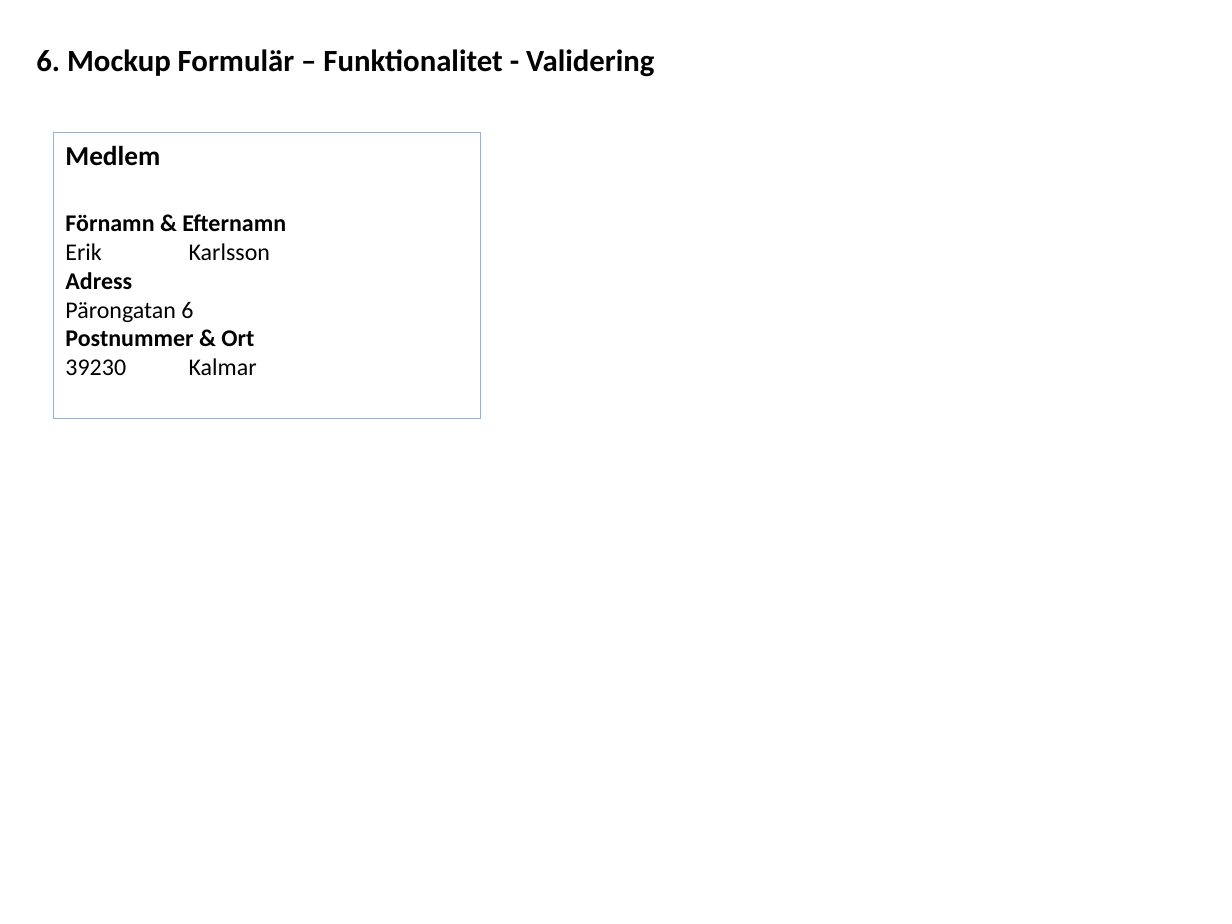
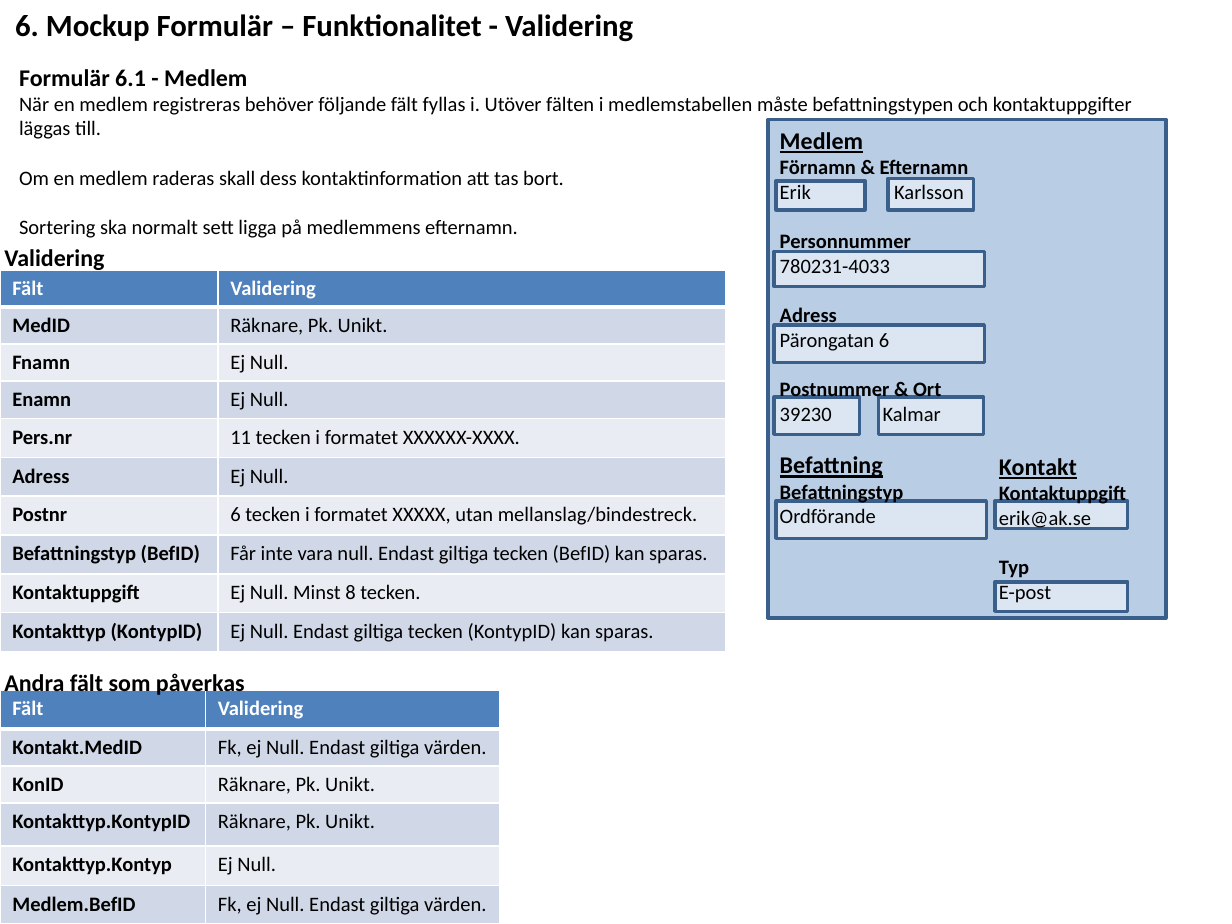
Before and after one commit to ed222an/Databasteknik, a slide deck: slide 6 of Projekt/AKS Steg 1.pptx. Drawn at 1232x924 pixels with LibreOffice and Linux fonts; fonts in the diff are those of the drawing. Boxes give left, top, right and bottom in pixels: in the first picture for what was removed or moved away, otherwise in the second. Text is boxed around its words. In the diff, an @@ line names an element or a change of style, - is before the commit and + after.

Commit message:
lagt till pdf.

```diff
--- a/Projekt/AKS Steg 1.pptx
+++ b/Projekt/AKS Steg 1.pptx
@@ text "6. Mockup Formulär – Funktionalitet ...": place and size @@
-text "6. Mockup Formulär – Funktionalitet ..." at [36,49,654,77]
+text "6. Mockup Formulär – Funktionalitet ..." at [15,14,633,42]
@@ text added at [19,69,247,86], 14 pt, text #000000, bold @@
+Formulär 6.1 - Medlem
@@ text added at [19,96,1132,238], 12 pt, text #000000 @@
+När en medlem registreras behöver följande fält fyllas i. Utöver fälten i medlemstabellen måste befattningstypen och kontaktuppgifter läggas till.
+Om en medlem raderas skall dess kontaktinformation att tas bort.
+Sortering ska normalt sett ligga på medlemmens efternamn.
@@ text "Medlem": place and size @@
-text "Medlem" at [53,132,479,418]
+text "Medlem" at [780,132,969,523]
@@ text "Medlem" at [780,132,969,523]: outline #8EB4E3 0.75 pt to none @@
@@ rectangle added at [768,120,1165,618], fill #B9CDE5, outline #3A5F8C 2 pt @@
@@ text at [780,132,969,421]: size 16 to 14 pt, underline on in "Medlem"; size 14 to 12 pt in "Förnamn & Efternamn", "Erik Karlsson", "Adress", "Pärongatan 6" and 2 more places @@
@@ rectangle added at [888,179,973,211], fill #DCE6F2, outline #3A5F8C 2 pt @@
@@ rectangle added at [776,181,865,211], fill #DCE6F2, outline #3A5F8C 2 pt @@
@@ text at [780,234,911,273]: paragraphs added @@
+Personnummer
+780231-4033
@@ text added at [4,249,104,272], 14 pt, text #000000, bold @@
+Validering
@@ rectangle added at [774,251,984,287], fill #DCE6F2, outline #3A5F8C 2 pt @@
@@ table added at [0,270,726,652], 10 rows, 2 columns @@
+Fält | Validering
+MedID | Räknare, Pk. Unikt.
+Fnamn | Ej Null.
+Enamn | Ej Null.
+Pers.nr | 11 tecken i formatet XXXXXX-XXXX.
+Adress | Ej Null.
+Postnr | 6 tecken i formatet XXXXX, utan mellanslag/bindestreck.
+Befattningstyp (BefID) | Får inte vara null. Endast giltiga tecken (BefID) kan sparas.
+Kontaktuppgift | Ej Null. Minst 8 tecken.
+Kontakttyp (KontypID) | Ej Null. Endast giltiga tecken (KontypID) kan sparas.
@@ rectangle added at [774,325,984,362], fill #DCE6F2, outline #3A5F8C 2 pt @@
@@ rectangle added at [774,397,859,434], fill #DCE6F2, outline #3A5F8C 2 pt @@
@@ rectangle added at [878,397,983,434], fill #DCE6F2, outline #3A5F8C 2 pt @@
@@ text at [780,456,904,523]: paragraphs added @@
+Befattning
+Befattningstyp
+Ordförande
@@ text added at [999,458,1126,603], 12 pt, text #000000, bold @@
+Kontakt
+Kontaktuppgift
+erik@ak.se
+Typ
+E-post
@@ rectangle added at [776,501,987,538], fill #DCE6F2, outline #3A5F8C 2 pt @@
@@ rectangle added at [995,501,1129,529], fill #DCE6F2, outline #3A5F8C 2 pt @@
@@ rectangle added at [995,582,1129,611], fill #DCE6F2, outline #3A5F8C 2 pt @@
@@ text added at [4,670,245,697], 14 pt, text #000000, bold @@
+Andra fält som påverkas
@@ table added at [0,690,500,924], 6 rows, 2 columns @@
+Fält | Validering
+Kontakt.MedID | Fk, ej Null. Endast giltiga värden.
+KonID | Räknare, Pk. Unikt.
+Kontakttyp.KontypID | Räknare, Pk. Unikt.
+Kontakttyp.Kontyp | Ej Null.
+Medlem.BefID | Fk, ej Null. Endast giltiga värden.
```
Also in this commit, not shown: 1 other file.
